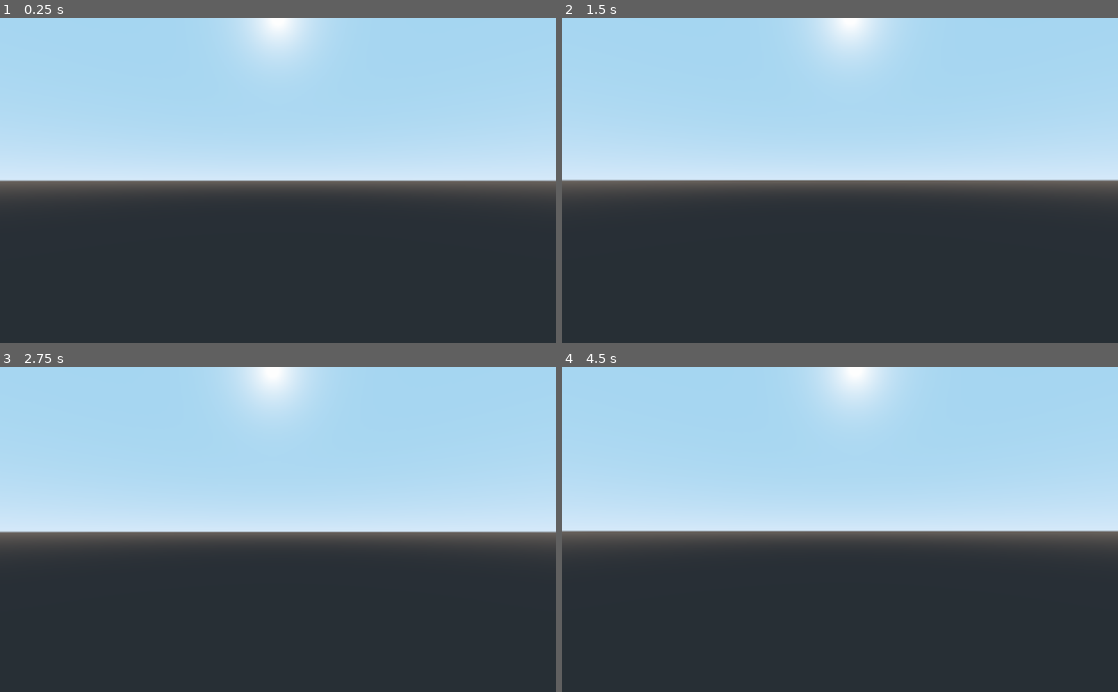
Above: before the commit, frames 1-4 (two rows, left to right).
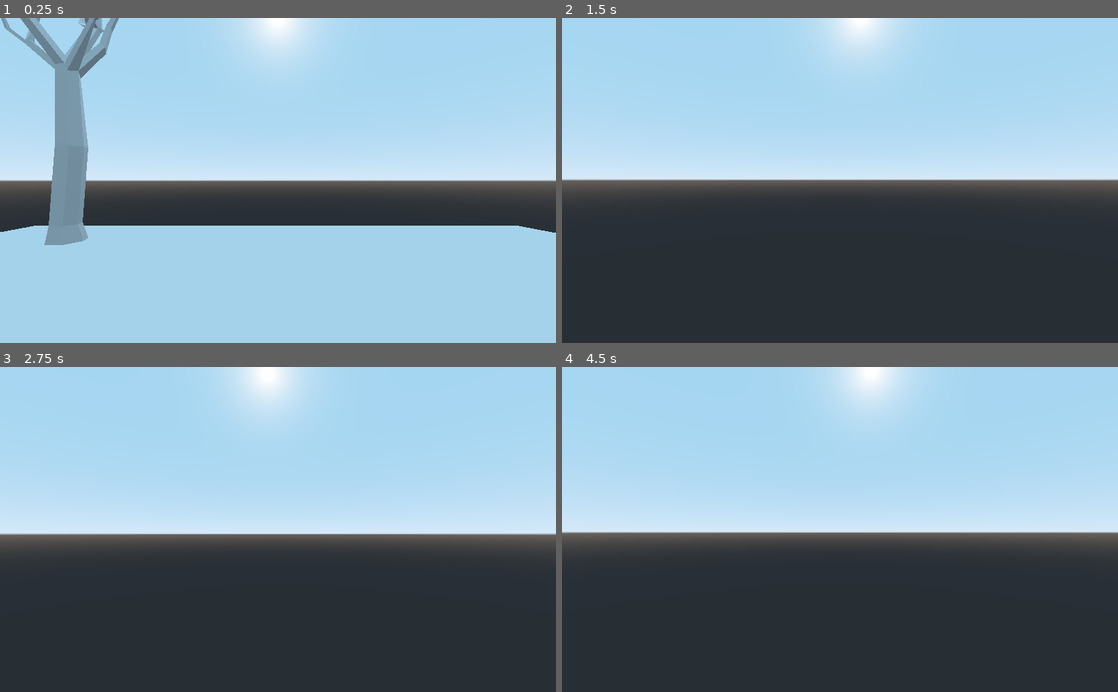
Above: after the commit, the same moments.

Repository: Sento920/studious-carnival
Game: Godot game, scene res://Scenes/Starting.tscn
The game is run twice, just before and just after one commit, with the same random seed, the same clock (stepped at 60 frames per second) and the same inputs.
Inputs (mouse positions are in pixels of both pictures, inside the frame that each line leads up to):
- Up to frame 1 (0.25 s): no input
- Up to frame 2 (1.5 s): move the mouse to (867, 180) at 0.52 s; hold W (ui_up, bound only after the commit) from 0.53 s (still down); tap Space (ui_jump, bound only after the commit) at 0.6, 0.77, 1.07, 1.35 s; move the mouse to (812, 180) at 1.27 s
- Up to frame 3 (2.75 s): keep holding W (ui_up, bound only after the commit); tap Space (ui_jump, bound only after the commit) at 1.52, 1.82, 2.1 s; tap Enter at 2 s; move the mouse to (289, 523) at 2.02 s
- Up to frame 4 (4.5 s): keep holding W (ui_up, bound only after the commit); tap Space (ui_jump, bound only after the commit) at 2.75, 2.85, 3.02, 3.32, 3.6, 3.77, 4.07, 4.25, 4.35 s; move the mouse to (834, 536) at 2.77 s; tap Enter at 3.5 s; move the mouse to (878, 532) at 3.52 s; move the mouse to (795, 526) at 4.27 s

The runs differ from the first frame. In frame 1, 40% of the frame differs, in the area x 0-100%, y 0-100%; in frame 2, 0.4%; in frame 3, 1.0%; in frame 4, 1.1%.

Commit message:
Changed starting test scene
added tree collision, added stuff to the starting scene and moved things around

Diff:
--- /dev/null
+++ b/Scenes/Ground Tile.tscn
@@ -0,0 +1,11 @@
+[gd_scene format=2]
+
+[node name="Ground Tile" type="Spatial"]
+transform = Transform( 1, 0, 0, 0, 1, 0, 0, 0, 1, -0.0162086, 12.9688, -0.218248 )
+
+[node name="CSGBox" type="CSGBox" parent="."]
+transform = Transform( 1, 0, 0, 0, 1, 0, 0, 0, 1, 0, -13.7362, 0 )
+use_collision = true
+width = 50.0
+height = 0.5
+depth = 50.0
--- a/Scenes/Starting.tscn
+++ b/Scenes/Starting.tscn
@@ -1,19 +1,22 @@
-[gd_scene load_steps=4 format=2]
+[gd_scene load_steps=5 format=2]
 
 [ext_resource path="res://Scenes/Player.tscn" type="PackedScene" id=1]
 [ext_resource path="res://Assets/Tree1Test.glb" type="PackedScene" id=2]
 [ext_resource path="res://Assets/Tree2test.glb" type="PackedScene" id=3]
+[ext_resource path="res://Scenes/Ground Tile.tscn" type="PackedScene" id=4]
 
 [node name="Spatial" type="Spatial"]
 
 [node name="Player" parent="." instance=ExtResource( 1 )]
-transform = Transform( 1, 0, 0, 0, 1, 0, 0, 0, 1, 0.157648, -2.61485, -0.940039 )
+transform = Transform( 1, 0, 0, 0, 1, 0, 0, 0, 1, 0.158, 5, -0.94 )
+
+[node name="Ground Tile" parent="." instance=ExtResource( 4 )]
 
 [node name="Tree1Test" parent="." instance=ExtResource( 2 )]
-transform = Transform( 1, 0, 0, 0, 1, 0, 0, 0, 1, -49.6759, 0, 0 )
-
-[node name="Tree1Test" parent="Tree1Test" instance=ExtResource( 2 )]
-transform = Transform( 1, 0, 0, 0, 1, 0, 0, 0, 1, 106.8, 0, 0 )
+transform = Transform( 1, 0, 0, 0, 1, 0, 0, 0, 1, 18.1433, -0.4305, 0 )
 
 [node name="Tree2test" parent="." instance=ExtResource( 3 )]
-transform = Transform( 1, 0, 0, 0, 1, 0, 0, 0, 1, -5, 5.3281, 14.9698 )
+transform = Transform( 1, 0, 0, 0, 1, 0, 0, 0, 1, -4.94652, 5.38276, 16.3914 )
+
+[node name="Tree1Test2" parent="." instance=ExtResource( 2 )]
+transform = Transform( 1, 0, 0, 0, 1, 0, 0, 0, 1, -16.0298, -0.143701, -18.7143 )
--- a/Tree.tscn
+++ /dev/null
@@ -1,8 +0,0 @@
-[gd_scene format=2]
-
-[node name="Tree" type="Spatial"]
-
-[node name="CSGBox" type="CSGBox" parent="."]
-height = 4.59043
-
-[node name="AnimatedSprite3D" type="AnimatedSprite3D" parent="."]
--- a/playercontroller.gd
+++ b/playercontroller.gd
@@ -8,6 +8,7 @@
 const invert_Y_Axis = false #Figure out how to save this data for later
 var invert = -1
 
+
 var dir = Vector3()
 
 const DEACCEL= 16
@@ -16,7 +17,7 @@
 var camera
 var rotation_helper
 
-var MOUSE_SENSITIVITY = 0.05
+var MOUSE_SENSITIVITY = 0.1
 
 func _ready():
 	camera = $Rotation_Helper/Camera
--- a/project.godot
+++ b/project.godot
@@ -14,6 +14,52 @@
 run/main_scene="res://Scenes/Starting.tscn"
 config/icon="res://icon.png"
 
+[input]
+
+ui_accept={
+"deadzone": 0.5,
+"events": [ Object(InputEventKey,"resource_local_to_scene":false,"resource_name":"","device":0,"alt":false,"shift":false,"control":false,"meta":false,"command":false,"pressed":false,"scancode":16777221,"unicode":0,"echo":false,"script":null)
+, Object(InputEventKey,"resource_local_to_scene":false,"resource_name":"","device":0,"alt":false,"shift":false,"control":false,"meta":false,"command":false,"pressed":false,"scancode":16777222,"unicode":0,"echo":false,"script":null)
+, Object(InputEventJoypadButton,"resource_local_to_scene":false,"resource_name":"","device":0,"button_index":0,"pressure":0.0,"pressed":false,"script":null)
+, Object(InputEventKey,"resource_local_to_scene":false,"resource_name":"","device":0,"alt":false,"shift":false,"control":false,"meta":false,"command":false,"pressed":false,"scancode":69,"unicode":0,"echo":false,"script":null)
+ ]
+}
+ui_select={
+"deadzone": 0.5,
+"events": [ Object(InputEventJoypadButton,"resource_local_to_scene":false,"resource_name":"","device":0,"button_index":3,"pressure":0.0,"pressed":false,"script":null)
+, Object(InputEventKey,"resource_local_to_scene":false,"resource_name":"","device":0,"alt":false,"shift":false,"control":false,"meta":false,"command":false,"pressed":false,"scancode":69,"unicode":0,"echo":false,"script":null)
+ ]
+}
+ui_left={
+"deadzone": 0.5,
+"events": [ Object(InputEventKey,"resource_local_to_scene":false,"resource_name":"","device":0,"alt":false,"shift":false,"control":false,"meta":false,"command":false,"pressed":false,"scancode":65,"unicode":0,"echo":false,"script":null)
+, Object(InputEventJoypadButton,"resource_local_to_scene":false,"resource_name":"","device":0,"button_index":14,"pressure":0.0,"pressed":false,"script":null)
+ ]
+}
+ui_right={
+"deadzone": 0.5,
+"events": [ Object(InputEventKey,"resource_local_to_scene":false,"resource_name":"","device":0,"alt":false,"shift":false,"control":false,"meta":false,"command":false,"pressed":false,"scancode":68,"unicode":0,"echo":false,"script":null)
+, Object(InputEventJoypadButton,"resource_local_to_scene":false,"resource_name":"","device":0,"button_index":15,"pressure":0.0,"pressed":false,"script":null)
+ ]
+}
+ui_up={
+"deadzone": 0.5,
+"events": [ Object(InputEventKey,"resource_local_to_scene":false,"resource_name":"","device":0,"alt":false,"shift":false,"control":false,"meta":false,"command":false,"pressed":false,"scancode":87,"unicode":0,"echo":false,"script":null)
+, Object(InputEventJoypadButton,"resource_local_to_scene":false,"resource_name":"","device":0,"button_index":12,"pressure":0.0,"pressed":false,"script":null)
+ ]
+}
+ui_down={
+"deadzone": 0.5,
+"events": [ Object(InputEventKey,"resource_local_to_scene":false,"resource_name":"","device":0,"alt":false,"shift":false,"control":false,"meta":false,"command":false,"pressed":false,"scancode":83,"unicode":0,"echo":false,"script":null)
+, Object(InputEventJoypadButton,"resource_local_to_scene":false,"resource_name":"","device":0,"button_index":13,"pressure":0.0,"pressed":false,"script":null)
+ ]
+}
+ui_jump={
+"deadzone": 0.5,
+"events": [ Object(InputEventKey,"resource_local_to_scene":false,"resource_name":"","device":0,"alt":false,"shift":false,"control":false,"meta":false,"command":false,"pressed":false,"scancode":32,"unicode":0,"echo":false,"script":null)
+ ]
+}
+
 [physics]
 
 common/enable_pause_aware_picking=true
